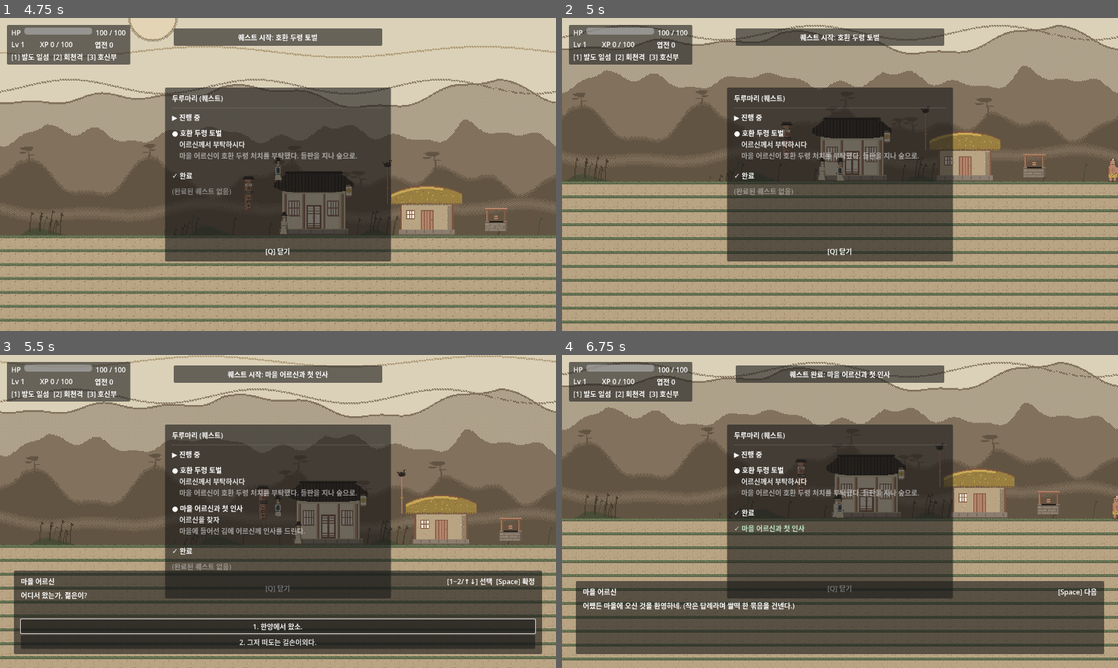
Above: before the commit, frames 1-4 (two rows, left to right).
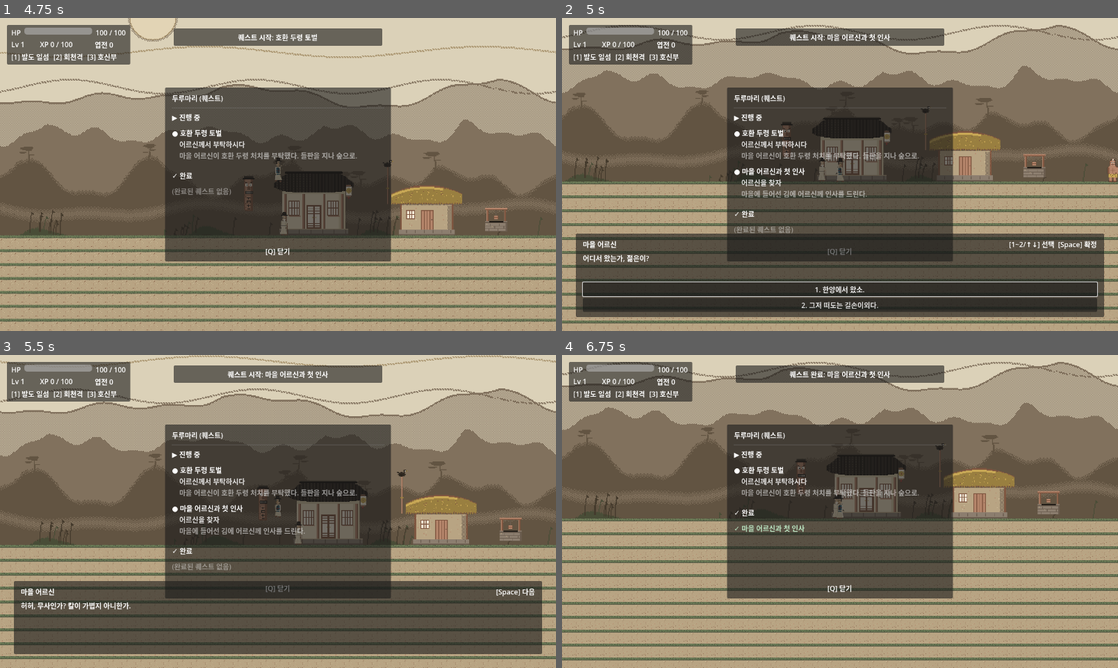
Above: after the commit, the same moments.

Repository: ksjmgrkks/joseon-rpg
Game: Godot game, scene res://scenes/ui/MainMenu.tscn
Two runs of this game, one before a commit and one after it. Both use one fixed random seed, a clock stepped at 60 frames per second and the inputs below.
Inputs (mouse positions are in pixels of both pictures, inside the frame that each line leads up to):
- Up to frame 1 (4.75 s): click "새로 시작" at 0.5 s; tap Enter (ui_accept) every 0.75 s from 1.25 to 3.5 s; move the mouse to (400, 158) at 1.27 s; hold Space (interact) 1.28-2.03 s; hold D (move_right) 1.28-2.78 s; click (400, 158) at 1.42 s; tap Alt (jump) at 1.52, 2.27, 3.77, 4.52 s; move the mouse to (166, 190) at 2.02 s; tap Ctrl (attack) at 2.1 s; tap Space (interact) at 2.3, 3.6, 4.55 s; move the mouse to (333, 105) at 2.77 s; hold A (move_left) 2.78-3.53 s; hold Space (interact) 2.78-3.53 s; tap Shift (dodge) at 2.85 s; move the mouse to (250, 237) at 3.52 s; hold D (move_right) from 3.53 s (still down); click (250, 237) at 3.67 s; move the mouse to (444, 221) at 4.27 s; hold Q (quest_log) from 4.28 s (still down)
- Up to frame 2 (5 s): keep holding D (move_right); keep holding Q (quest_log)
- Up to frame 3 (5.5 s): move the mouse to (111, 464) at 5.02 s; release D (move_right) at 5.03 s; release Q (quest_log) at 5.03 s; hold A (move_left) from 5.03 s (still down); tap 9 at 5.1 s; tap Alt (jump) at 5.27 s; tap Space (interact) at 5.3 s
- Up to frame 4 (6.75 s): move the mouse to (867, 511) at 5.77 s; release A (move_left) at 5.78 s; hold D (move_right) 5.78-6.53 s; hold Space (interact) 5.78-6.53 s; tap F at 5.85 s; click (867, 511) at 5.92 s; move the mouse to (756, 433) at 6.52 s; hold A (move_left) from 6.53 s (still down); tap Space (interact) at 6.6 s

Frame 1 is identical in both runs. In frame 2, 26% of the frame differs, in the area x 2-98%, y 5-96%; in frame 3, 10%; in frame 4, 22%.

Commit message:
feat(dialogue): 대화 중 적 정지 + NPC 자동 대화(상호작용 제거)
#4 사용자 요청:
- NPC 상호작용 키 제거 → 접근 시 1회 자동 대화(once_flag 로 반복 방지). 스토리는 진행 따라 읽힘.
- 대화 중(Dialogue.is_active) 적·보스·투사체 전부 정지: StateMachine 중앙 게이트(중력만 적용),
  patroller 공격 정지, boss 정지, spirit_orb 비행 정지 → 대사 읽는 동안 안 맞음
- stage 빌더 npc once_flag 전달
- test_dialogue_freeze 신설(대화 중 적 고정·NPC 자동시작), 전체 28스위트 그린

Co-Authored-By: Claude Fable 5 <noreply@anthropic.com>

Diff:
--- a/scripts/ai/state_machine.gd
+++ b/scripts/ai/state_machine.gd
@@ -46,6 +46,15 @@
 func _physics_process(delta: float) -> void:
     if current == null:
         return
+    # 대화 중에는 적 이동/판단 정지 — 중력만 적용해 떠 있지 않게.
+    if Dialogue and Dialogue.is_active():
+        if _actor is CharacterBody2D:
+            var b := _actor as CharacterBody2D
+            b.velocity.x = 0.0
+            if not b.is_on_floor():
+                b.velocity.y += 980.0 * delta
+            b.move_and_slide()
+        return
     var next := current.process_physics(_actor, delta)
     if next != "":
         transition_to(next)
--- a/scripts/enemies/boss.gd
+++ b/scripts/enemies/boss.gd
@@ -96,6 +96,12 @@
     # 중력
     if not is_on_floor():
         velocity.y += GRAVITY * delta
+
+    # 대화 중에는 보스도 정지(중력만) — 연출 중 공격/이동 금지.
+    if _state != State.DEAD and Dialogue and Dialogue.is_active():
+        velocity.x = move_toward(velocity.x, 0.0, 400.0)
+        move_and_slide()
+        return
 
     _state_timer = maxf(0.0, _state_timer - delta)
     match _state:
--- a/scripts/enemies/patroller.gd
+++ b/scripts/enemies/patroller.gd
@@ -49,6 +49,8 @@
 func _physics_process(delta: float) -> void:
     if _dying:
         return
+    if Dialogue and Dialogue.is_active():
+        return                      # 대화 중 공격 정지
     if _atk_cd > 0.0:
         _atk_cd -= delta
     if _ranged_cd > 0.0:
--- a/scripts/enemies/spirit_orb.gd
+++ b/scripts/enemies/spirit_orb.gd
@@ -55,6 +55,8 @@
 
 
 func _physics_process(delta: float) -> void:
+    if Dialogue and Dialogue.is_active():
+        return                      # 대화 중 투사체도 정지
     global_position += velocity * delta
     _life -= delta
     if _life <= 0.0:
--- a/scripts/npc/npc.gd
+++ b/scripts/npc/npc.gd
@@ -1,14 +1,16 @@
 extends Area2D
 ##
-## NPC 골격 — 플레이어가 가까이 와서 interact 누르면 대화 시작.
-## 시각 스프라이트는 placeholder. 표시 텍스트(이름 패널·인터랙트 힌트)는 추후.
+## NPC — 플레이어가 가까이 오면 '자동으로' 대화를 시작(상호작용 키 없음).
+## 스토리는 진행에 따라 읽히도록 한 번만 자동 재생. (2026-06-12: 상호작용 제거 — 사용자 요청)
 ##
 
 @export_file("*.json") var dialogue_path: String = "res://assets/dialogue/sample_villager.json"
 ## SpriteDb 시트 경로 (예: "npc/elder"). 비우면 placeholder 유지.
 @export var sheet: String = ""
+## 한 번 자동 재생 후 다시 트리거 안 함. (once_flag 지정 시 저장에도 반영)
+@export var once_flag: String = ""
 
-var _player_in_range: bool = false
+var _played: bool = false
 
 
 func _ready() -> void:
@@ -37,20 +39,21 @@
         vis.play("idle")
 
 
-func _process(_delta: float) -> void:
-    if not _player_in_range:
+func _on_body_entered(body: Node) -> void:
+    if not body.is_in_group("player"):
         return
-    if Dialogue.is_active():
+    if _played:
         return
-    if Input.is_action_just_pressed("interact"):
-        Dialogue.start(dialogue_path)
+    if once_flag != "" and Flags.has_flag(once_flag):
+        _played = true
+        return
+    if Dialogue.is_active() or dialogue_path.is_empty():
+        return
+    _played = true
+    if once_flag != "":
+        Flags.set_flag(once_flag, true)
+    Dialogue.start(dialogue_path)
 
 
-func _on_body_entered(body: Node) -> void:
-    if body.is_in_group("player"):
-        _player_in_range = true
-
-
-func _on_body_exited(body: Node) -> void:
-    if body.is_in_group("player"):
-        _player_in_range = false
+func _on_body_exited(_body: Node) -> void:
+    pass
--- a/scripts/world/stage.gd
+++ b/scripts/world/stage.gd
@@ -168,6 +168,8 @@
             inst.dialogue_path = String(n.get("dialogue", ""))
         if n.has("sheet") and "sheet" in inst:
             inst.sheet = String(n["sheet"])
+        if n.has("once_flag") and "once_flag" in inst:
+            inst.once_flag = String(n["once_flag"])
         add_child(inst)
 
 
--- /dev/null
+++ b/tests/test_dialogue_freeze.gd
@@ -0,0 +1,49 @@
+extends Node
+const PASS:="PASS"; const FAIL:="FAIL"
+const TMP:="user://_freeze.json"
+func _ready()->void:
+	print("=== test_dialogue_freeze ===")
+	var results:Array[Dictionary]=[]
+	results.append(await _check_enemy_freezes())
+	results.append(await _check_npc_autostart())
+	var failed:=0
+	for r in results:
+		print("[%s] %s"%[r.status,r.name]); if r.status==FAIL: failed+=1; print("  reason: %s"%r.reason)
+	print("=== %d/%d passed ==="%[results.size()-failed,results.size()])
+	get_tree().quit(0 if failed==0 else 1)
+func _check_enemy_freezes()->Dictionary:
+	if Dialogue.is_active(): Dialogue._end()
+	var host:=Node2D.new(); add_child(host)
+	# 지면(적이 떠다니지 않게)
+	var ground:=StaticBody2D.new(); var cs:=CollisionShape2D.new(); var sh:=RectangleShape2D.new()
+	sh.size=Vector2(2000,40); cs.shape=sh; ground.add_child(cs); ground.position=Vector2(600,520); host.add_child(ground)
+	var player:Node2D=load("res://scenes/player/Player.tscn").instantiate(); host.add_child(player); player.global_position=Vector2(400,480)
+	var gob:Node2D=load("res://scenes/enemies/Goblin.tscn").instantiate(); host.add_child(gob); gob.global_position=Vector2(700,480)
+	for i in range(20): await get_tree().physics_frame
+	# 대화 시작 → 적 위치 고정 확인
+	var f=FileAccess.open(TMP,FileAccess.WRITE); f.store_string(JSON.stringify({"id":"f","start":"a","nodes":{"a":{"speaker":"x","text":"멈춰라","next":null}}})); f.close()
+	Dialogue.start(TMP)
+	var x0:float=gob.global_position.x
+	for i in range(30): await get_tree().physics_frame
+	var x1:float=gob.global_position.x
+	Dialogue._end()
+	var frozen:bool = absf(x1-x0) < 2.0
+	host.queue_free()
+	if not frozen: return {"name":"enemy_freezes_in_dialogue","status":FAIL,"reason":"대화 중 적이 이동함 (%.1f→%.1f)"%[x0,x1]}
+	return {"name":"enemy_freezes_in_dialogue","status":PASS,"reason":""}
+func _check_npc_autostart()->Dictionary:
+	if Dialogue.is_active(): Dialogue._end()
+	Flags.clear()
+	var f=FileAccess.open(TMP,FileAccess.WRITE); f.store_string(JSON.stringify({"id":"n","start":"a","nodes":{"a":{"speaker":"촌로","text":"왔는가","next":null}}})); f.close()
+	var npc:Node2D=load("res://scenes/npc/Npc.tscn").instantiate()
+	npc.dialogue_path=TMP
+	add_child(npc); npc.global_position=Vector2(300,400)
+	await get_tree().process_frame
+	var player:Node2D=load("res://scenes/player/Player.tscn").instantiate()
+	add_child(player); player.global_position=Vector2(300,400)
+	# 접근(겹침)만으로 자동 시작되어야 — 입력 없음
+	for i in range(20): await get_tree().physics_frame
+	var started:bool = Dialogue.is_active()
+	Dialogue._end(); npc.queue_free(); player.queue_free()
+	if not started: return {"name":"npc_auto_dialogue","status":FAIL,"reason":"접근해도 자동 대화 시작 안 함"}
+	return {"name":"npc_auto_dialogue","status":PASS,"reason":""}
--- /dev/null
+++ b/tests/test_dialogue_freeze.tscn
@@ -0,0 +1,4 @@
+[gd_scene load_steps=2 format=3]
+[ext_resource type="Script" path="res://tests/test_dialogue_freeze.gd" id="1"]
+[node name="T" type="Node"]
+script = ExtResource("1")
Not shown, added: tests/test_dialogue_freeze.gd.uid
